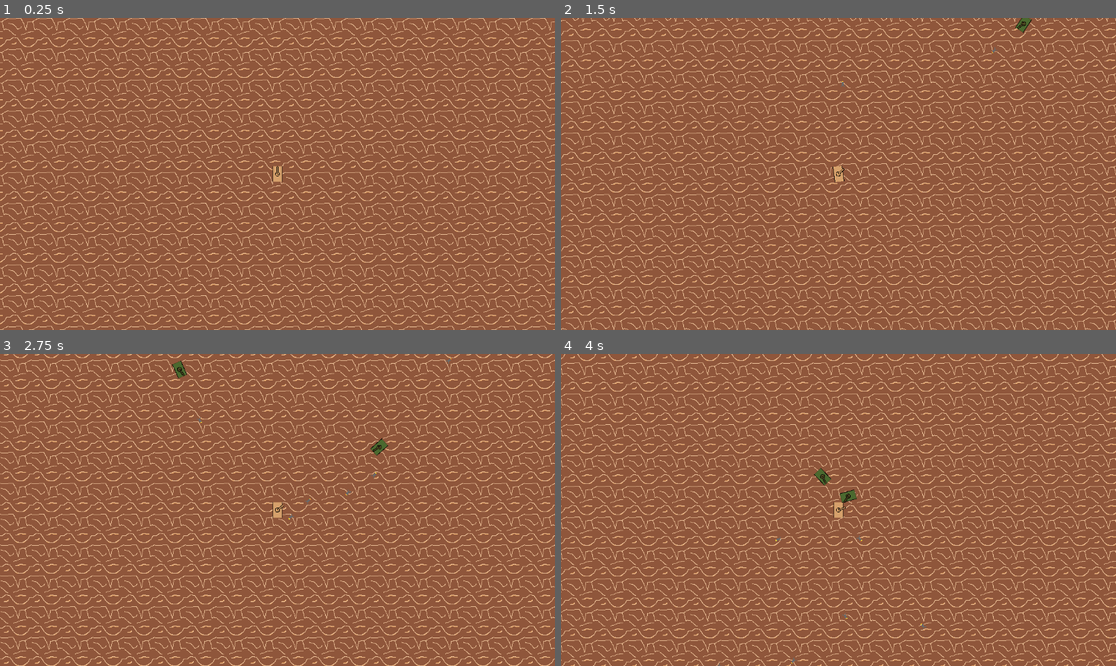
Above: before the commit, frames 1-4 (two rows, left to right).
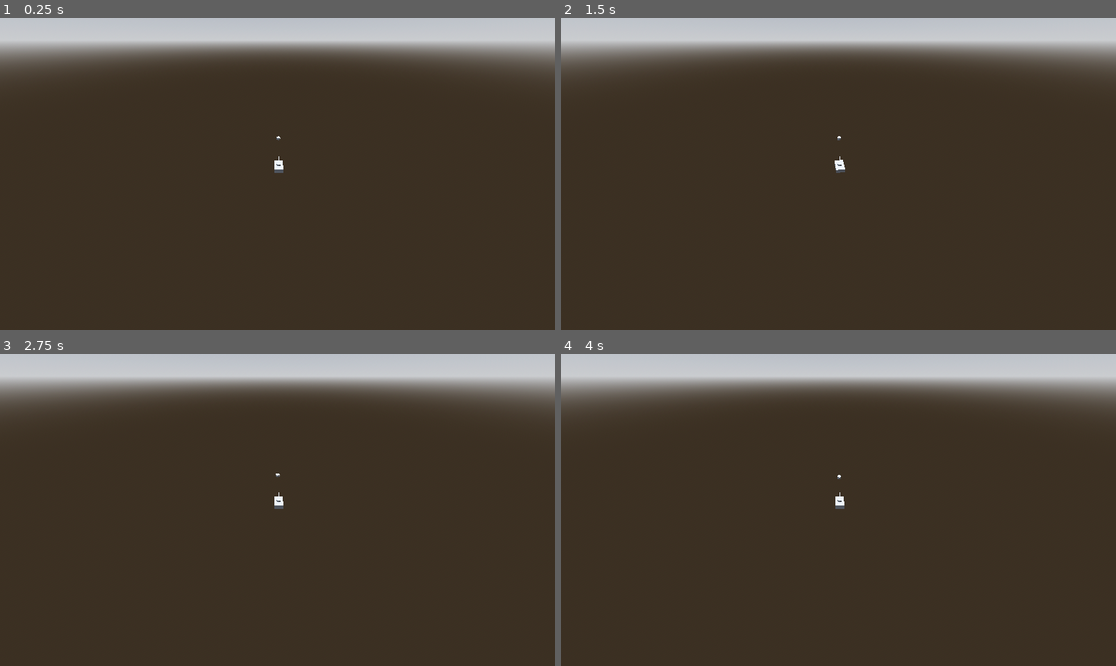
Above: after the commit, the same moments.

Repository: nmfightmaster/tank-survivor
Game: Godot game, scene res://scenes/game.tscn
Same seed, same stepped clock (60 frames per second), same inputs: the game is played once before the commit and once after it. Before the commit the project starts from res://scenes/world.tscn.
Inputs:
- Up to frame 1 (0.25 s): no input
- Up to frame 2 (1.5 s): tap Enter at 0.5 s; hold W (move_forward) 0.53-1.28 s; tap D (turn_clockwise) at 0.6 s; tap A (turn_counter_clockwise) at 0.8, 1.35 s; hold S (move_backward) from 1.28 s (still down)
- Up to frame 3 (2.75 s): tap D (turn_clockwise) at 1.55, 2.1 s; release S (move_backward) at 2.03 s; hold W (move_forward) from 2.03 s (still down); tap A (turn_counter_clockwise) at 2.3 s
- Up to frame 4 (4 s): tap A (turn_counter_clockwise) at 2.85, 3.8 s; tap D (turn_clockwise) at 3.05, 3.6 s; release W (move_forward) at 3.53 s; hold S (move_backward) from 3.53 s (still down)

The runs differ from the first frame. In frame 1, 100% of the frame differs, in the area x 0-100%, y 0-100%; in frame 2, 100%; in frame 3, 100%; in frame 4, 100%.

Commit message:
pivot to topdown 3d, movement implementation

Diff:
--- a/project.godot
+++ b/project.godot
@@ -11,7 +11,7 @@
 [application]
 
 config/name="tank-survivor"
-run/main_scene="uid://d05isox83rlk8"
+run/main_scene="uid://l17o1eiegs8i"
 config/features=PackedStringArray("4.5", "Forward Plus")
 config/icon="res://icon.svg"
 
--- a/scenes/background.tscn
+++ /dev/null
@@ -1,16 +0,0 @@
-[gd_scene load_steps=3 format=3 uid="uid://bud6b6aep1j11"]
-
-[ext_resource type="Texture2D" uid="uid://cwkfbuayb3txq" path="res://sprites/dirt_tile.png" id="1_bkp1e"]
-[ext_resource type="Script" path="res://scripts/background.gd" id="1_y0upk"]
-
-[node name="Background" type="ParallaxBackground"]
-script = ExtResource("1_y0upk")
-
-[node name="ParallaxLayer" type="ParallaxLayer" parent="."]
-
-[node name="Sprite2D" type="Sprite2D" parent="ParallaxLayer"]
-texture_repeat = 2
-texture = ExtResource("1_bkp1e")
-centered = false
-region_enabled = true
-region_rect = Rect2(0, 0, 4096, 4096)
--- /dev/null
+++ b/scenes/barrel.tscn
@@ -0,0 +1,10 @@
+[gd_scene load_steps=2 format=3 uid="uid://br8lhmc0lhflp"]
+
+[sub_resource type="BoxMesh" id="BoxMesh_gvosk"]
+size = Vector3(0.3, 0.3, 5)
+
+[node name="Barrel" type="MeshInstance3D"]
+mesh = SubResource("BoxMesh_gvosk")
+
+[node name="Marker3D" type="Marker3D" parent="."]
+transform = Transform3D(1, 0, 0, 0, 1, 0, 0, 0, 1, 0, 0, -2.5107994)
--- /dev/null
+++ b/scenes/body.tscn
@@ -0,0 +1,7 @@
+[gd_scene load_steps=2 format=3 uid="uid://wdu63qe4pi3i"]
+
+[sub_resource type="BoxMesh" id="BoxMesh_2mpej"]
+size = Vector3(4, 2, 6)
+
+[node name="Body" type="MeshInstance3D"]
+mesh = SubResource("BoxMesh_2mpej")
--- a/scenes/enemy.tscn
+++ /dev/null
@@ -1,29 +0,0 @@
-[gd_scene load_steps=6 format=3 uid="uid://b0lr6v45q15bp"]
-
-[ext_resource type="Script" uid="uid://b0rjswcudpp5w" path="res://scripts/enemy.gd" id="1_4ra3w"]
-[ext_resource type="Texture2D" uid="uid://hx4dm2uiosns" path="res://sprites/enemy_tank.png" id="1_md0e3"]
-[ext_resource type="Texture2D" uid="uid://clotwg0jf58bt" path="res://sprites/enemy_turret.png" id="2_4ra3w"]
-
-[sub_resource type="BoxMesh" id="BoxMesh_5uy6h"]
-size = Vector3(20, 32, 0)
-
-[sub_resource type="RectangleShape2D" id="RectangleShape2D_c4w8v"]
-size = Vector2(20, 32)
-
-[node name="Enemy" type="CharacterBody2D"]
-script = ExtResource("1_4ra3w")
-
-[node name="TankBodyMesh" type="MeshInstance2D" parent="."]
-mesh = SubResource("BoxMesh_5uy6h")
-
-[node name="TankBodySprite" type="Sprite2D" parent="TankBodyMesh"]
-texture = ExtResource("1_md0e3")
-
-[node name="TankCollision" type="CollisionShape2D" parent="."]
-shape = SubResource("RectangleShape2D_c4w8v")
-
-[node name="TankTurretSprite" type="Sprite2D" parent="."]
-texture = ExtResource("2_4ra3w")
-
-[node name="Muzzle" type="Marker2D" parent="TankTurretSprite"]
-position = Vector2(0, -30)
--- /dev/null
+++ b/scenes/floor.tscn
@@ -0,0 +1,8 @@
+[gd_scene load_steps=2 format=3 uid="uid://b3pdxmdq6t8su"]
+
+[sub_resource type="WorldBoundaryShape3D" id="WorldBoundaryShape3D_ryoud"]
+
+[node name="Floor" type="StaticBody3D"]
+
+[node name="CollisionShape3D" type="CollisionShape3D" parent="."]
+shape = SubResource("WorldBoundaryShape3D_ryoud")
--- /dev/null
+++ b/scenes/game.tscn
@@ -0,0 +1,35 @@
+[gd_scene load_steps=7 format=3 uid="uid://l17o1eiegs8i"]
+
+[ext_resource type="PackedScene" uid="uid://b3pdxmdq6t8su" path="res://scenes/floor.tscn" id="1_uwrxv"]
+[ext_resource type="PackedScene" uid="uid://bjp2xgds1j05w" path="res://scenes/player.tscn" id="2_yqjtg"]
+[ext_resource type="PackedScene" uid="uid://b3heriggt2bb0" path="res://scenes/turret.tscn" id="3_lnu2h"]
+
+[sub_resource type="ProceduralSkyMaterial" id="ProceduralSkyMaterial_mwb40"]
+sky_horizon_color = Color(0.66224277, 0.6717428, 0.6867428, 1)
+ground_horizon_color = Color(0.66224277, 0.6717428, 0.6867428, 1)
+
+[sub_resource type="Sky" id="Sky_80nbo"]
+sky_material = SubResource("ProceduralSkyMaterial_mwb40")
+
+[sub_resource type="Environment" id="Environment_e2o6t"]
+background_mode = 2
+sky = SubResource("Sky_80nbo")
+tonemap_mode = 2
+glow_enabled = true
+
+[node name="Game" type="Node3D"]
+
+[node name="WorldEnvironment" type="WorldEnvironment" parent="."]
+environment = SubResource("Environment_e2o6t")
+
+[node name="DirectionalLight3D" type="DirectionalLight3D" parent="."]
+transform = Transform3D(-0.8660254, -0.43301278, 0.25, 0, 0.49999997, 0.86602545, -0.50000006, 0.75, -0.43301266, 0, 2.9694192, 0)
+shadow_enabled = true
+
+[node name="Floor" parent="." instance=ExtResource("1_uwrxv")]
+
+[node name="Player" parent="." instance=ExtResource("2_yqjtg")]
+transform = Transform3D(1, 0, 0, 0, 1, 0, 0, 0, 1, 0, 2.961763, 0)
+
+[node name="Turret" parent="." instance=ExtResource("3_lnu2h")]
+transform = Transform3D(1, 0, 0, 0, 1, 0, 0, 0, 1, 0, 5.8626385, -17.949753)
--- a/scenes/missile.tscn
+++ /dev/null
@@ -1,18 +0,0 @@
-[gd_scene load_steps=4 format=3 uid="uid://c8j5l2k9x8y7"]
-
-[ext_resource type="Script" path="res://scripts/missile.gd" id="1_missile"]
-[ext_resource type="Texture2D" uid="uid://missilepnguid" path="res://sprites/missile.png" id="2_sprite"]
-
-[sub_resource type="RectangleShape2D" id="RectangleShape2D_missile"]
-size = Vector2(16, 16)
-
-[node name="Missile" type="Area2D"]
-script = ExtResource("1_missile")
-
-[node name="Sprite2D" type="Sprite2D" parent="."]
-texture = ExtResource("2_sprite")
-
-[node name="CollisionShape2D" type="CollisionShape2D" parent="."]
-shape = SubResource("RectangleShape2D_missile")
-
-[connection signal="body_entered" from="." to="." method="_on_body_entered"]
--- a/scenes/player.tscn
+++ b/scenes/player.tscn
@@ -1,32 +1,32 @@
 [gd_scene load_steps=6 format=3 uid="uid://bjp2xgds1j05w"]
 
-[ext_resource type="Texture2D" uid="uid://vo08ekxrd68o" path="res://sprites/tank.png" id="1_3vyb7"]
-[ext_resource type="Script" uid="uid://spxucio84smr" path="res://scripts/player.gd" id="1_g2els"]
-[ext_resource type="Texture2D" uid="uid://gv36e3ouo0kq" path="res://sprites/turret.png" id="3_qhqgy"]
+[ext_resource type="Script" uid="uid://bnqd1kjginpva" path="res://scripts/player.gd" id="1_dqkch"]
+[ext_resource type="PackedScene" uid="uid://wdu63qe4pi3i" path="res://scenes/body.tscn" id="1_qhqgy"]
+[ext_resource type="PackedScene" uid="uid://b3heriggt2bb0" path="res://scenes/turret.tscn" id="2_dqkch"]
+[ext_resource type="PackedScene" uid="uid://br8lhmc0lhflp" path="res://scenes/barrel.tscn" id="3_qlg0r"]
 
-[sub_resource type="BoxMesh" id="BoxMesh_g2els"]
-size = Vector3(20, 32, 0)
+[sub_resource type="BoxShape3D" id="BoxShape3D_qhqgy"]
+size = Vector3(4, 3, 6)
 
-[sub_resource type="RectangleShape2D" id="RectangleShape2D_qhqgy"]
-size = Vector2(20, 32)
+[node name="Player" type="CharacterBody3D" node_paths=PackedStringArray("tankBodyMesh", "tankTurretMesh", "tankCollision")]
+script = ExtResource("1_dqkch")
+tankBodyMesh = NodePath("Body")
+tankTurretMesh = NodePath("Turret")
+tankCollision = NodePath("CollisionShape3D")
 
-[node name="Player" type="CharacterBody2D" groups=["player"]]
-script = ExtResource("1_g2els")
+[node name="Body" parent="." instance=ExtResource("1_qhqgy")]
 
-[node name="TankBodyMesh" type="MeshInstance2D" parent="."]
-mesh = SubResource("BoxMesh_g2els")
+[node name="Turret" parent="." instance=ExtResource("2_dqkch")]
+transform = Transform3D(1, 0, 0, 0, 1, 0, 0, 0, 1, 0, 1.5004253, 0)
 
-[node name="TankBodySprite" type="Sprite2D" parent="TankBodyMesh"]
-texture = ExtResource("1_3vyb7")
+[node name="Barrel" parent="Turret" instance=ExtResource("3_qlg0r")]
+transform = Transform3D(1, 0, 0, 0, 1, 0, 0, 0, 1, 0, 0, -2.5)
+skeleton = NodePath("../..")
 
-[node name="TankCollision" type="CollisionShape2D" parent="."]
-shape = SubResource("RectangleShape2D_qhqgy")
+[node name="Camera3D" type="Camera3D" parent="."]
+transform = Transform3D(1, 0, 0, 0, 0.63746434, 0.7704799, 0, -0.7704799, 0.63746434, -0.51526403, 37.0697, 35.308056)
+fov = 109.3
 
-[node name="TankTurretSprite" type="Sprite2D" parent="."]
-texture = ExtResource("3_qhqgy")
-
-[node name="Muzzle" type="Marker2D" parent="TankTurretSprite"]
-position = Vector2(0, -30)
-position = Vector2(0, -16)
-
-[node name="Camera2D" type="Camera2D" parent="."]
+[node name="CollisionShape3D" type="CollisionShape3D" parent="."]
+transform = Transform3D(1, 0, 0, 0, 1, 0, 0, 0, 1, 0, 0.5, 0)
+shape = SubResource("BoxShape3D_qhqgy")
--- /dev/null
+++ b/scenes/turret.tscn
@@ -0,0 +1,9 @@
+[gd_scene load_steps=2 format=3 uid="uid://b3heriggt2bb0"]
+
+[sub_resource type="CylinderMesh" id="CylinderMesh_fowog"]
+top_radius = 1.0
+bottom_radius = 1.0
+height = 1.0
+
+[node name="Turret" type="MeshInstance3D"]
+mesh = SubResource("CylinderMesh_fowog")
--- a/scenes/world.tscn
+++ /dev/null
@@ -1,18 +0,0 @@
-[gd_scene load_steps=5 format=3 uid="uid://d05isox83rlk8"]
-
-[ext_resource type="PackedScene" uid="uid://bud6b6aep1j11" path="res://scenes/background.tscn" id="2_4wyf3"]
-[ext_resource type="PackedScene" uid="uid://bjp2xgds1j05w" path="res://scenes/player.tscn" id="2_rwgxs"]
-[ext_resource type="Script" uid="uid://cyqkdbs3v3msy" path="res://scripts/spawner.gd" id="3_spawner"]
-[ext_resource type="PackedScene" uid="uid://b0lr6v45q15bp" path="res://scenes/enemy.tscn" id="4_enemy"]
-
-[node name="world" type="Node2D"]
-
-[node name="Player" parent="." instance=ExtResource("2_rwgxs")]
-position = Vector2(558, 288)
-
-[node name="Background" parent="." instance=ExtResource("2_4wyf3")]
-layer = -1
-
-[node name="Spawner" type="Node2D" parent="."]
-script = ExtResource("3_spawner")
-enemy_scene = ExtResource("4_enemy")
--- a/scripts/background.gd
+++ /dev/null
@@ -1,11 +0,0 @@
-extends ParallaxBackground
-
-func _ready() -> void:
-	var layer = $ParallaxLayer
-	var sprite = $ParallaxLayer/Sprite2D
-
-	if sprite and sprite.texture:
-		if sprite.region_enabled:
-			layer.motion_mirroring = sprite.region_rect.size
-		else:
-			layer.motion_mirroring = sprite.texture.get_size() * sprite.scale
--- a/scripts/enemy.gd
+++ /dev/null
@@ -1,58 +0,0 @@
-extends CharacterBody2D
-
-@export var move_speed: float = 180.0
-@export var turn_speed: float = 2.0
-@export var max_health: int = 50
-
-@export_group("Combat")
-@export var missile_scene: PackedScene = preload("res://scenes/missile.tscn")
-@export var fire_rate: float = 1.0
-@export var projectile_damage: int = 5
-@export var projectile_speed: float = 300.0
-
-var health: int
-var reload_timer: float = 0.0
-
-@onready var tank_body: Node2D = $TankBodyMesh
-@onready var tank_turret: Node2D = $TankTurretSprite
-@onready var muzzle: Marker2D = $TankTurretSprite/Muzzle
-
-func _ready() -> void:
-	add_to_group("enemy")
-	health = max_health
-
-func _physics_process(delta: float) -> void:
-	if reload_timer > 0:
-		reload_timer -= delta
-
-	var player = get_tree().get_first_node_in_group("player")
-	if not player:
-		# Fallback try to find sibling named Player
-		player = get_node_or_null("../Player")
-
-	if player:
-		var direction = global_position.direction_to(player.global_position)
-		velocity = direction * move_speed
-
-		# Optional: Rotate towards player
-		tank_body.rotation = lerp_angle(tank_body.rotation, direction.angle() - (PI/2), turn_speed * delta)
-
-		# Rotate turret towards player
-		tank_turret.look_at(player.global_position)
-		tank_turret.rotation += PI/2
-
-		if reload_timer <= 0:
-			shoot()
-
-		move_and_slide()
-
-func shoot() -> void:
-	if missile_scene:
-		var missile = missile_scene.instantiate()
-		get_parent().add_child(missile)
-		missile.global_position = muzzle.global_position
-		missile.rotation = tank_turret.global_rotation
-		missile.speed = projectile_speed
-		missile.damage = projectile_damage
-		missile.shooter = self
-		reload_timer = fire_rate
--- a/scripts/missile.gd
+++ /dev/null
@@ -1,21 +0,0 @@
-extends Area2D
-
-var speed: float = 400.0
-var damage: int = 10
-var shooter: Node2D = null
-
-func _physics_process(delta: float) -> void:
-	position += Vector2.UP.rotated(rotation) * speed * delta
-
-func _on_body_entered(body: Node2D) -> void:
-	if body == shooter:
-		return
-
-	if body.has_method("take_damage"):
-		body.take_damage(damage)
-	elif "health" in body:
-		body.health -= damage
-		if body.health <= 0:
-			body.queue_free()
-
-	queue_free()
--- a/scripts/player.gd
+++ b/scripts/player.gd
@@ -1,65 +1,36 @@
-extends CharacterBody2D
+extends CharacterBody3D
 
-@export var move_speed: float = 200.0
-@export var turn_speed: float = 2.0
-@export var turret_turn_speed: float = 4.0
-@export var max_health: int = 100
 
-@export_group("Combat")
-@export var missile_scene: PackedScene = preload("res://scenes/missile.tscn")
-@export var fire_rate: float = 0.5
-@export var projectile_damage: int = 10
-@export var projectile_speed: float = 400.0
+const SPEED = 5.0
+const JUMP_VELOCITY = 4.5
+const ROTATION_SPEED = 2.0
 
-var health: int
-var reload_timer: float = 0.0
+@export var tankBodyMesh: MeshInstance3D
+@export var tankTurretMesh: MeshInstance3D
+@export var tankCollision: CollisionShape3D
 
-@onready var tank_body: Node2D = $TankBodyMesh
-@onready var tank_turret: Sprite2D = $TankTurretSprite
-@onready var muzzle: Marker2D = $TankTurretSprite/Muzzle
-
-func _ready() -> void:
-	health = max_health
 
 func _physics_process(delta: float) -> void:
-	if reload_timer > 0:
-		reload_timer -= delta
+	# Add the gravity.
+	if not is_on_floor():
+		velocity += get_gravity() * delta
 
-	var rotation_direction := Input.get_axis("turn_counter_clockwise", "turn_clockwise")
-	tank_body.rotation += rotation_direction * turn_speed * delta
+	# Handle rotation
+	var rotation_direction := Input.get_axis("turn_clockwise", "turn_counter_clockwise")
+	if rotation_direction:
+		tankBodyMesh.rotate_y(rotation_direction * ROTATION_SPEED * delta)
+		if tankCollision:
+			tankCollision.rotation.y = tankBodyMesh.rotation.y
 
-	var move_direction := Input.get_axis("move_backward", "move_forward")
-	velocity = Vector2.UP.rotated(tank_body.rotation) * move_direction * move_speed
-
-	# Turret aiming
-	var enemies = get_tree().get_nodes_in_group("enemy")
-	var nearest_enemy = null
-	if enemies.size() > 0:
-		var min_dist = INF
-
-		for enemy in enemies:
-			var dist = global_position.distance_squared_to(enemy.global_position)
-			if dist < min_dist:
-				min_dist = dist
-				nearest_enemy = enemy
-
-		if nearest_enemy:
-			var target_phase = global_position.direction_to(nearest_enemy.global_position).angle()
-			tank_turret.rotation = lerp_angle(tank_turret.rotation, target_phase + (PI/2), turret_turn_speed * delta)
-
-			# Auto-fire
-			if reload_timer <= 0:
-				shoot()
+	# Handle movement
+	var input_dir := Input.get_axis("move_backward", "move_forward")
+	if input_dir:
+		# Move in the direction the tank body is facing
+		var direction = -tankBodyMesh.global_transform.basis.z * input_dir
+		velocity.x = direction.x * SPEED
+		velocity.z = direction.z * SPEED
+	else:
+		velocity.x = move_toward(velocity.x, 0, SPEED)
+		velocity.z = move_toward(velocity.z, 0, SPEED)
 
 	move_and_slide()
-
-func shoot() -> void:
-	if missile_scene:
-		var missile = missile_scene.instantiate()
-		get_parent().add_child(missile)
-		missile.global_position = muzzle.global_position
-		missile.rotation = tank_turret.global_rotation
-		missile.speed = projectile_speed
-		missile.damage = projectile_damage
-		missile.shooter = self
-		reload_timer = fire_rate
--- a/scripts/spawner.gd
+++ /dev/null
@@ -1,34 +0,0 @@
-extends Node2D
-
-@export var enemy_scene: PackedScene
-@export var spawn_interval: float = 1.0
-@export var spawn_radius: float = 600.0
-
-var _timer: float = 0.0
-
-func _process(delta: float) -> void:
-	_timer += delta
-	if _timer >= spawn_interval:
-		_timer = 0.0
-		spawn_enemy()
-
-func spawn_enemy() -> void:
-	if not enemy_scene:
-		return
-
-	var player = get_tree().get_first_node_in_group("player")
-	if not player:
-		# Fallback if group not set, though risky if multiple nodes named Player
-		player = get_node_or_null("../Player")
-
-	if not player:
-		return
-
-	var random_angle = randf() * TAU
-	var spawn_pos = player.global_position + Vector2(cos(random_angle), sin(random_angle)) * spawn_radius
-
-	var enemy = enemy_scene.instantiate()
-	enemy.global_position = spawn_pos
-
-	# Add to the same parent as the spawner (likely the world root)
-	get_parent().add_child(enemy)
Binary file removed: ref/top-down-tank.png
Not shown, removed: ref/top-down-tank.png.import
Binary file removed: sammi.jpg
Not shown, removed: sammi.jpg.import
Not shown, removed: scripts/background.gd.uid
Not shown, removed: scripts/enemy.gd.uid
Not shown, removed: scripts/missile.gd.uid
Not shown, changed: scripts/player.gd.uid
Not shown, removed: scripts/spawner.gd.uid
Binary file removed: sprites/dirt_tile.aseprite
Binary file removed: sprites/dirt_tile.png
Not shown, removed: sprites/dirt_tile.png.import
(and 15 more such lines)
